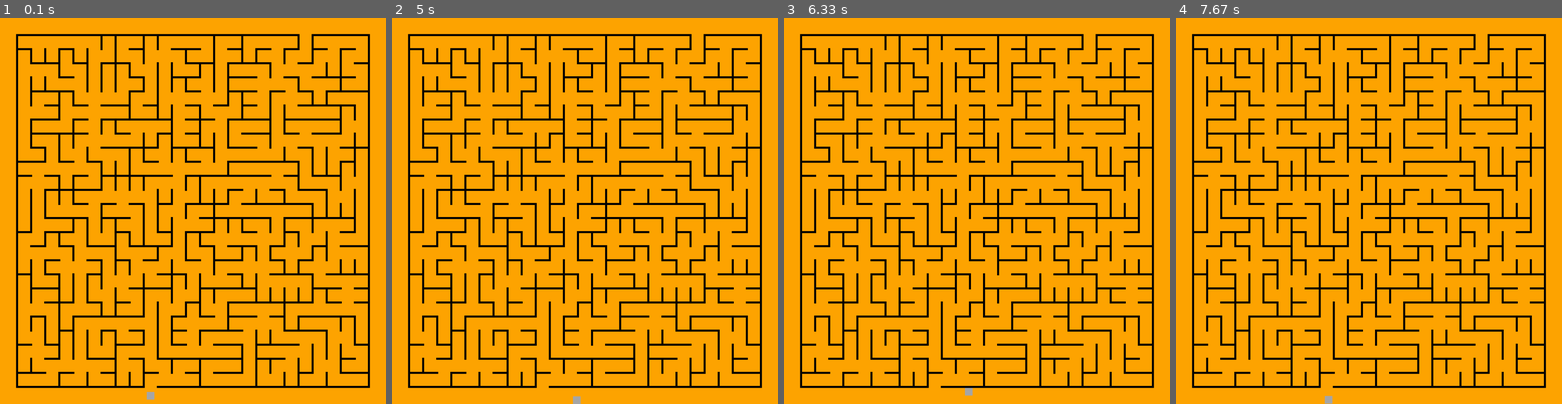
Above: before the commit, frames 1-4 (left to right).
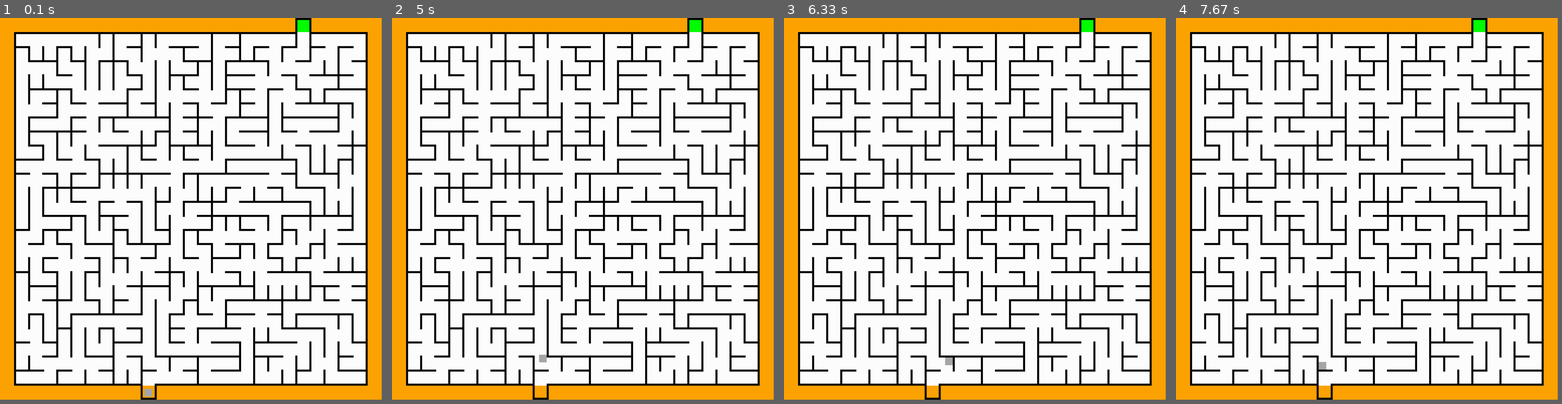
Above: after the commit, the same moments.

Repository: ZaChuChu/Pygame-Games
Game: pygame game, started from MazeGame/main.py
Same seed, same stepped clock (60 frames per second), same inputs: the game is played once before the commit and once after it.
Inputs:
- Up to frame 1 (0.1 s): no input
- Up to frame 2 (5 s): hold W 0.33-0.8 s; hold Right 0.33-0.8 s; hold W 1.33-1.8 s; hold A 2.33-2.87 s; hold Down 2.9-3.2 s; hold Up 3.67-4.03 s; hold D 4.07-4.7 s; hold Down from 4.73 s (still down)
- Up to frame 3 (6.33 s): release Down at 5.1 s; hold A 5.13-5.6 s; hold Right 5.63-6.1 s; hold W from 6.13 s (still down)
- Up to frame 4 (7.67 s): release W at 6.43 s; hold A 6.97-7.5 s; hold Down from 7.53 s (still down)
In our replay, the window is 900x900 before the commit and 890x890 after it. These sizes can differ from the game's own. Grey fills any space a smaller window leaves; there, only what the larger window draws over its background counts as a difference.

The runs differ from the first frame. In frame 1, 85% of the frame differs, in the area x 3-96%, y 0-99%; in frame 2, 85%, in the area x 3-96%, y 0-100%; in frame 3, 85%; in frame 4, 85%.

Commit message:
Added bounds to wall fetching and win condition detection

Diff:
--- a/MazeGame/main.py
+++ b/MazeGame/main.py
@@ -1,6 +1,7 @@
 from maze import Maze
 from player import Player
 import pygame
+from pygame import Rect, draw
 
 def main():
 
@@ -14,85 +15,105 @@
     mazeWidth = wallOffset * cols + wallWidth
     if mazeHeight + 2 * margin > 1080:
         wallLength = 1080 // (rows + 2)
-        margin = wallLength
         wallOffset = wallLength - wallWidth
+        margin = wallOffset
         mazeHeight = wallOffset * rows + wallWidth
         mazeWidth = wallOffset * cols + wallWidth
 
     maze = Maze(rows, cols, wallLength, wallWidth, margin, margin)
 
+    screenWidth = mazeWidth + 2 * margin
+    screenHeight = mazeHeight  + 2 * margin
+
     pygame.init()
-    screen = pygame.display.set_mode((mazeWidth + 2 * margin, mazeHeight  + 2 * margin))
+    screen = pygame.display.set_mode((screenWidth, screenHeight))
     clock = pygame.time.Clock()
 
     playerHeight = int((wallOffset - wallWidth) * .65)
     playerWidth = playerHeight
     playerColor = "dark grey"
-    playerSpeed = 5
+    playerSpeed = int(wallOffset * .1)
+    playerStartX = margin + wallWidth + wallOffset * maze.getEntrance() + (wallOffset - wallWidth - playerWidth) // 2
+    playerStartY = margin + mazeHeight + (margin - playerHeight) // 2
 
-    player = Player(margin + wallWidth + wallOffset * maze.getEntrance() + (wallOffset - wallWidth - playerWidth)// 2, margin + mazeHeight + (margin - playerHeight) // 2, playerWidth, playerHeight, playerColor, playerSpeed, margin * 2 + mazeWidth, margin * 2 + mazeHeight)
-
-
+    player = Player(playerStartX, playerStartY, playerWidth, playerHeight, playerColor, playerSpeed, screenWidth, screenHeight)
 
     running = True
+    gameOver = False
 
     while running:
         for event in pygame.event.get():
                 if event.type == pygame.QUIT:
                     running = False
+        if not gameOver:
+            keys = pygame.key.get_pressed()
+            posChange = [0, 0]
+            boxLeft = player.getX()
+            boxTop = player.getY()
+            boxRight = boxLeft + playerWidth
+            boxBottom = boxTop + playerHeight
 
-        keys = pygame.key.get_pressed()
-        posChange = [0, 0]
-        boxLeft = player.getX()
-        boxTop = player.getY()
-        boxRight = boxLeft + playerWidth
-        boxBottom = boxTop + playerHeight
+            if (keys[pygame.K_d] or keys[pygame.K_RIGHT]):
+                if not (keys[pygame.K_a] or keys[pygame.K_LEFT]):
+                    boxRight += playerSpeed
+                    posChange[0] = 1
+            elif keys[pygame.K_a] or keys[pygame.K_LEFT]:
+                boxLeft -= playerSpeed
+                posChange[0] = -1
+            if (keys[pygame.K_w] or keys[pygame.K_UP]):
+                if not keys[pygame.K_s] or keys[pygame.K_DOWN]:
+                    boxTop -= playerSpeed
+                    posChange[1] = -1
+            elif keys[pygame.K_s] or keys[pygame.K_DOWN]:
+                boxBottom += playerSpeed
+                posChange[1] = 1
 
+            boxLeft = min(max(boxLeft, margin), margin + mazeWidth)
+            boxTop = min(max(boxTop, margin), margin + mazeHeight)
+            boxRight = min(max(boxRight, margin), margin + mazeWidth)
+            boxBottom = min(max(boxBottom, margin), margin + mazeHeight)
 
-        if (keys[pygame.K_d] or keys[pygame.K_RIGHT]):
-            if not (keys[pygame.K_a] or keys[pygame.K_LEFT]):
-                boxRight += playerSpeed
-                posChange[0] = 1
-        elif keys[pygame.K_a] or keys[pygame.K_LEFT]:
-            boxLeft -= playerSpeed
-            posChange[0] = -1
-        if (keys[pygame.K_w] or keys[pygame.K_UP]):
-            if not keys[pygame.K_s] or keys[pygame.K_DOWN]:
-                boxTop -= playerSpeed
-                posChange[1] = -1
-        elif keys[pygame.K_s] or keys[pygame.K_DOWN]:
-            boxBottom += playerSpeed
-            posChange[1] = 1
+            if boxBottom - boxTop != 0 and boxLeft - boxRight != 0:
+                if posChange[1] < 0:
+                    verticalBox = [boxLeft, boxTop, boxRight, player.getY() - 1]
+                else:
+                    verticalBox = [boxLeft, player.getY() + playerHeight + 1, boxRight, boxBottom]
 
-        boxLeft = min(max(boxLeft, margin), margin + mazeWidth)
-        boxTop = min(max(boxTop, margin), margin + mazeHeight)
-        boxRight = min(max(boxRight, margin), margin + mazeWidth)
-        boxBottom = min(max(boxBottom, margin), margin + mazeHeight)
+                if posChange[0] < 0:
+                    horizontalBox = [boxLeft, boxTop, player.getX() - 1, boxBottom]
+                else:
+                    horizontalBox = [player.getX() + playerWidth + 1, boxTop, boxRight, boxBottom]
 
-        if boxBottom - boxTop != 0 and boxLeft - boxRight != 0:
-            if posChange[1] < 0:
-                verticalBox = [boxLeft, boxTop, boxRight, player.getY() - 1]
+                if posChange[1] != 0:
+                    verticalWalls = maze.getVerticalMovementWalls(*[val - margin for val in verticalBox], posChange[1])
+                else:
+                    verticalWalls = []
+
+                if posChange[0] != 0:
+                    horizontalWalls = maze.getHorizontalMovementWalls(*[val - margin for val in horizontalBox], posChange[0])
+                else:
+                    horizontalWalls = []
+
             else:
-                verticalBox = [boxLeft, player.getY() + playerHeight + 1, boxRight, boxBottom]
+                verticalWalls = []
+                horizontalWalls = []
 
-            if posChange[0] < 0:
-                horizontalBox = [boxLeft, boxTop, player.getX() - 1, boxBottom]
-            else:
-                horizontalBox = [player.getX() + playerWidth + 1, boxTop, boxRight, boxBottom]
+            if player.getY() > margin + mazeHeight:
+                for rect in maze.getEntranceBorders():
+                    horizontalWalls.append(rect)
+            elif player.getY() < margin:
+                for rect in maze.getExitBorders():
+                    horizontalWalls.append(rect)
 
-            verticalWalls = maze.getVerticalMovementWalls(*[val - margin for val in verticalBox], posChange[1])
-            horizontalWalls = maze.getHorizontalMovementWalls(*[val - margin for val in horizontalBox], posChange[0])
+            player.movePlayer(posChange, [horizontalWalls, verticalWalls])
 
-        else:
-            verticalWalls = []
-            horizontalWalls = []
+            if maze.winRect.contains(player.rect):
+                gameOver = True
 
-        player.movePlayer(posChange, [horizontalWalls, verticalWalls])
-
-        screen.fill("orange")
-        maze.draw(screen)
-        player.draw(screen)
-        pygame.display.flip()
-        clock.tick(30)
+            screen.fill("orange")
+            maze.draw(screen)
+            player.draw(screen)
+            pygame.display.flip()
+            clock.tick(60)
 
 if __name__ == "__main__": main()
--- a/MazeGame/maze.py
+++ b/MazeGame/maze.py
@@ -13,11 +13,24 @@
         self.segmentLength = segmentLength
         self.segmentWidth = segmentWidth
         self.segmentOffset = segmentLength - segmentWidth
+        self.width = segmentWidth + self.segmentOffset * cols
+        self.height = segmentWidth + self.segmentOffset * rows
+        self.background = Rect(xOffset, yOffset, self.width, self.height)
 
         # Generate Graph
         nodes = [[Node(row, col) for col in range(cols)] for row in range(rows)]
         self.entranceColumn = random.randint(0, cols-1)
-        exitColumn = random.randint(0, cols-1)
+        self.exitColumn = random.randint(0, cols-1)
+
+
+        exitLeftBorder = xOffset + self.segmentOffset * self.exitColumn
+        self.exitBorderRects = [Rect(exitLeftBorder, 0, self.segmentWidth, yOffset), Rect(exitLeftBorder + self.segmentLength - self.segmentWidth, 0, self.segmentWidth, yOffset), Rect(exitLeftBorder, 0, self.segmentLength, self.segmentWidth)]
+
+        self.winRect = Rect(exitLeftBorder + self.segmentWidth, self.segmentWidth, self.segmentOffset - self.segmentWidth, yOffset - self.segmentWidth)
+
+        enterLeftBorder = xOffset + self.segmentOffset * self.entranceColumn
+        self.enterBorderRects = [Rect(enterLeftBorder, self.height + yOffset, self.segmentWidth, yOffset), Rect(enterLeftBorder + self.segmentLength - self.segmentWidth, self.height + yOffset, self.segmentWidth, yOffset), Rect(enterLeftBorder, self.height + yOffset * 2 - self.segmentWidth, self.segmentLength, self.segmentWidth)]
+
         edges = []
         edgeCount = ((rows - 1) * cols + (cols - 1 ) * rows) * 2
         for row in range(rows):
@@ -55,7 +68,7 @@
         # Make list of horizontal walls by row
         self.horizontalWalls = [[None for j in range(cols)] for i in range(rows + 1)]
 
-        for row, col in [[0, exitColumn], [rows, self.entranceColumn]]:
+        for row, col in [[0, self.exitColumn], [rows, self.entranceColumn]]:
             for i in range(0, cols):
                 self.horizontalWalls[row][i] = Rect(i * self.segmentOffset + xOffset, row * self.segmentOffset + yOffset, segmentLength, segmentWidth)
             self.horizontalWalls[row][col] = None
@@ -72,7 +85,7 @@
                     self.horizontalWalls[i][wallX] = Rect(wallX * self.segmentOffset + xOffset, i * self.segmentOffset + yOffset, segmentLength, segmentWidth)
 
         # Make list of vertical walls by column
-        self.verticalWalls = [[None for j in range(rows+1)] for i in range(cols + 1)]
+        self.verticalWalls = [[None for j in range(rows)] for i in range(cols + 1)]
 
         for index in [0, cols]:
             for i in range(rows):
@@ -89,12 +102,18 @@
             for wallY in range(y, rows):
                     self.verticalWalls[i][wallY] = Rect(i * self.segmentOffset + xOffset, wallY * self.segmentOffset + yOffset, segmentWidth, segmentLength)
 
-
     def getEntrance(self):
         return self.entranceColumn
 
+    def getEntranceBorders(self):
+        return self.enterBorderRects
+
+    def getExitBorders(self):
+        return self.exitBorderRects
 
     def draw(self, screen):
+        draw.rect(screen, "White", self.background)
+
         for row in self.horizontalWalls:
             for wall in row:
                 if wall is not None:
@@ -105,17 +124,23 @@
                 if wall is not None:
                     draw.rect(screen, "black", wall)
 
+        for wallSet in [self.enterBorderRects, self.exitBorderRects]:
+            for wall in wallSet:
+                draw.rect(screen, "black", wall)
+
+        draw.rect(screen, "green", self.winRect)
+
     def getVerticalMovementWalls(self, left, top, right, bottom, direction):
         walls = []
 
         if direction < 0 and top % self.segmentOffset < self.segmentWidth and top > self.segmentWidth:
-            verticalRowStart = (top // self.segmentOffset) - 1
-        else:
-            verticalRowStart = top // self.segmentOffset
-        verticalRowEnd = bottom // self.segmentOffset
-
-        verticalColStart = left // self.segmentOffset
-        verticalColEnd = right // self.segmentOffset
+            verticalColStart = (top // self.segmentOffset) - 1
+        else:
+            verticalColStart = top // self.segmentOffset
+        verticalColEnd = bottom // self.segmentOffset
+
+        verticalRowStart = max(left // self.segmentOffset, 0)
+        verticalRowEnd = min(right // self.segmentOffset, self.cols)
 
         if left % self.segmentOffset < self.segmentWidth and left > self.segmentWidth:
             horizontalColStart = left // self.segmentOffset - 1
@@ -123,14 +148,20 @@
             horizontalColStart = left // self.segmentOffset
         horizontalColEnd = right // self.segmentOffset
 
-        horizontalRowStart = top // self.segmentOffset
-        horizontalRowEnd = bottom // self.segmentOffset
+        horizontalRowStart = max(top // self.segmentOffset, 0)
+        horizontalRowEnd = min(bottom // self.segmentOffset, self.rows)
+
+        verticalColStart = max(verticalColStart, 0)
+        verticalColEnd = min(verticalColEnd, self.rows - 1)
 
         for row in range(verticalRowStart, verticalRowEnd + 1):
             for col in range(verticalColStart, verticalColEnd + 1):
-                wall = self.verticalWalls[col][row]
-                if wall is not None:
-                    walls.append(wall)
+                wall = self.verticalWalls[row][col]
+                if wall is not None:
+                    walls.append(wall)
+
+        horizontalColStart = max(horizontalColStart, 0)
+        horizontalColEnd = min(horizontalColEnd, self.cols - 1)
 
         for row in range(horizontalRowStart, horizontalRowEnd + 1):
             for col in range(horizontalColStart, horizontalColEnd + 1):
@@ -141,16 +172,16 @@
         return walls
 
     def getHorizontalMovementWalls(self, left, top, right, bottom, direction):
-
         walls = []
+
         if direction < 0 and left % self.segmentOffset < self.segmentWidth and left > self.segmentWidth:
             horizontalColStart = (left // self.segmentOffset) - 1
         else:
             horizontalColStart = left // self.segmentOffset
         horizontalColEnd = right // self.segmentOffset
 
-        horizontalRowStart = top // self.segmentOffset
-        horizontalRowEnd = bottom // self.segmentOffset
+        horizontalRowStart = max(top // self.segmentOffset, 0)
+        horizontalRowEnd = min(bottom // self.segmentOffset, self.rows)
 
         if top % self.segmentOffset < self.segmentWidth and top > self.segmentWidth:
             verticalColStart = top // self.segmentOffset - 1
@@ -158,8 +189,13 @@
             verticalColStart = top // self.segmentOffset
         verticalColEnd = bottom // self.segmentOffset
 
-        verticalRowStart = left // self.segmentOffset
-        verticalRowEnd = right // self.segmentOffset
+        verticalRowStart = max(left // self.segmentOffset, 0)
+        verticalRowEnd = min(right // self.segmentOffset, self.cols)
+
+        horizontalColStart = max(horizontalColStart, 0)
+        horizontalColEnd = min(horizontalColEnd, self.cols - 1)
+        verticalColStart = max(verticalColStart, 0)
+        verticalColEnd = min(verticalColEnd, self.rows - 1)
 
         for row in range(horizontalRowStart, horizontalRowEnd + 1):
             for col in range(horizontalColStart, horizontalColEnd + 1):
